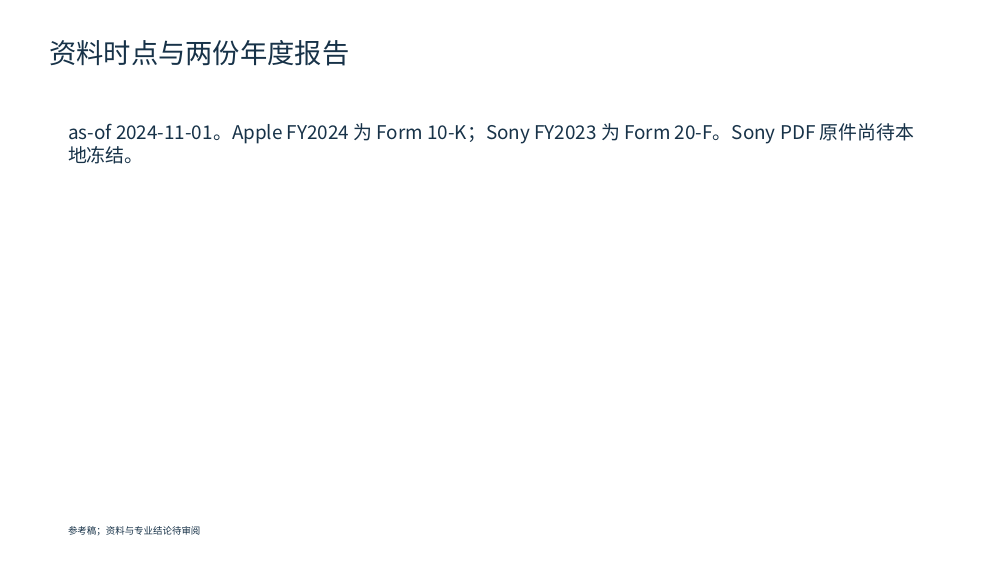
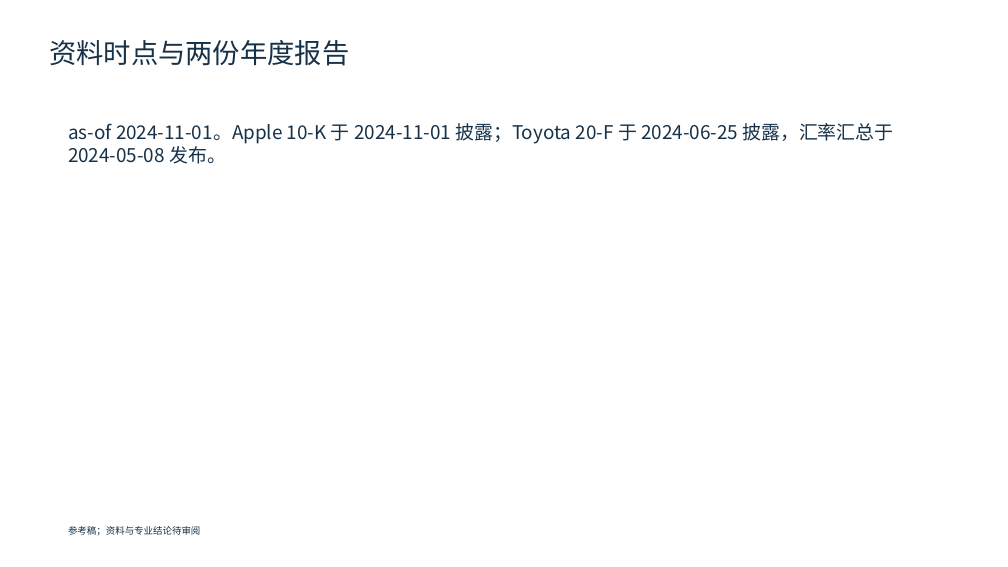
Before and after one commit to AtomInnoLab/WisWork, a slide deck: slide 2 of docs/product/ppt-benchmark-materials/PPT-P0-08/p0-08-reference.pptx. Drawn at 1008x567 pixels with LibreOffice and Linux fonts; fonts in the diff are those of the drawing. Boxes give left, top, right and bottom in pixels: in the first picture for what was removed or moved away, otherwise in the second. Text is boxed around its words. In the diff, an @@ line names an element or a change of style, - is before the commit and + after.

Commit message:
Freeze Apple Toyota comparability benchmark materials

```diff
--- a/docs/product/ppt-benchmark-materials/PPT-P0-08/p0-08-reference.pptx
+++ b/docs/product/ppt-benchmark-materials/PPT-P0-08/p0-08-reference.pptx
@@ text at (68, 123, 893, 164): text changed @@
-as-of 2024-11-01。Apple FY2024 为 Form 10-K；Sony FY2023 为 Form 20-F。Sony PDF 原件尚待本地冻结。
+as-of 2024-11-01。Apple 10-K 于 2024-11-01 披露；Toyota 20-F 于 2024-06-25 披露，汇率汇总于 2024-05-08 发布。
```
Also in this commit, not shown: 5 other slides changed, 12 other files.
